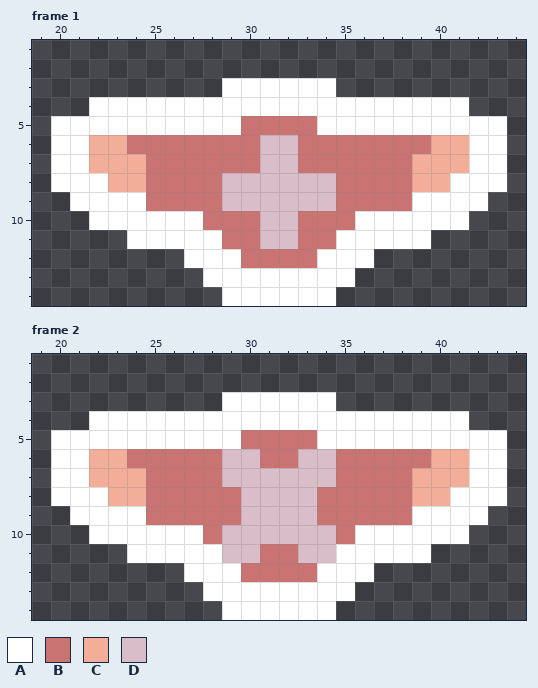
A pixel-art file gets an edit: Assets/Environment/Moving Platforms/Moving Small Platform/Small Platform.aseprite. That is the earlier state.
64x15 pixels, 2 frames. Shown: frame 1: x 19..44, y 1..14; frame 2: x 19..44, y 1..14.
Palette (. is transparent): A #ffffff  B #c97373  C #f2ae99  D #d9bdc8
Pixels before, frame 1, first column x 20:
 3 .........AAAAAA.........
 4 ..AAAAAAAAAAAAAAAAAAAA..
 5 AAAAAAAAAABBBBAAAAAAAAAA
 6 AACCBBBBBBBDDBBBBBBBCCAA
 7 AACCCBBBBBBDDBBBBBBCCCAA
 8 AAACCBBBBDDDDDDBBBBCCAAA
 9 .AAAABBBBDDDDDDBBBBAAAA.
10 ..AAAAAABBBDDBBBAAAAAA..
11 ....AAAAABBDDBBAAAAA....
12 .......AAABBBBAAA.......
13 ........AAAAAAAA........
14 .........AAAAAA.........
Pixels before, frame 2, first column x 20:
 3 .........AAAAAA.........
 4 ..AAAAAAAAAAAAAAAAAAAA..
 5 AAAAAAAAAABBBBAAAAAAAAAA
 6 AACCBBBBBDDBBDDBBBBBCCAA
 7 AACCCBBBBDDDDDDBBBBCCCAA
 8 AAACCBBBBBDDDDBBBBBCCAAA
 9 .AAAABBBBBDDDDBBBBBAAAA.
10 ..AAAAAABDDDDDDBAAAAAA..
11 ....AAAAADDBBDDAAAAA....
12 .......AAABBBBAAA.......
13 ........AAAAAAAA........
14 .........AAAAAA.........
Now the later version:
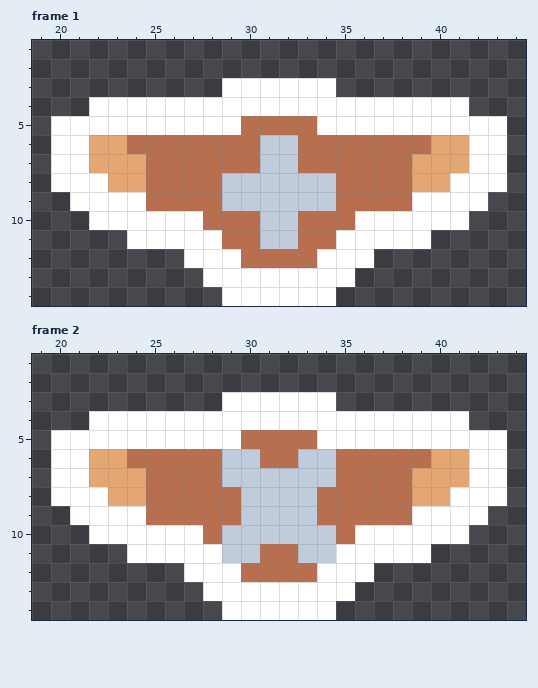
Changes in this commit:
colour B: #c97373 -> #b86f50
colour C: #f2ae99 -> #e4a672
colour D: #d9bdc8 -> #c0cbdc
